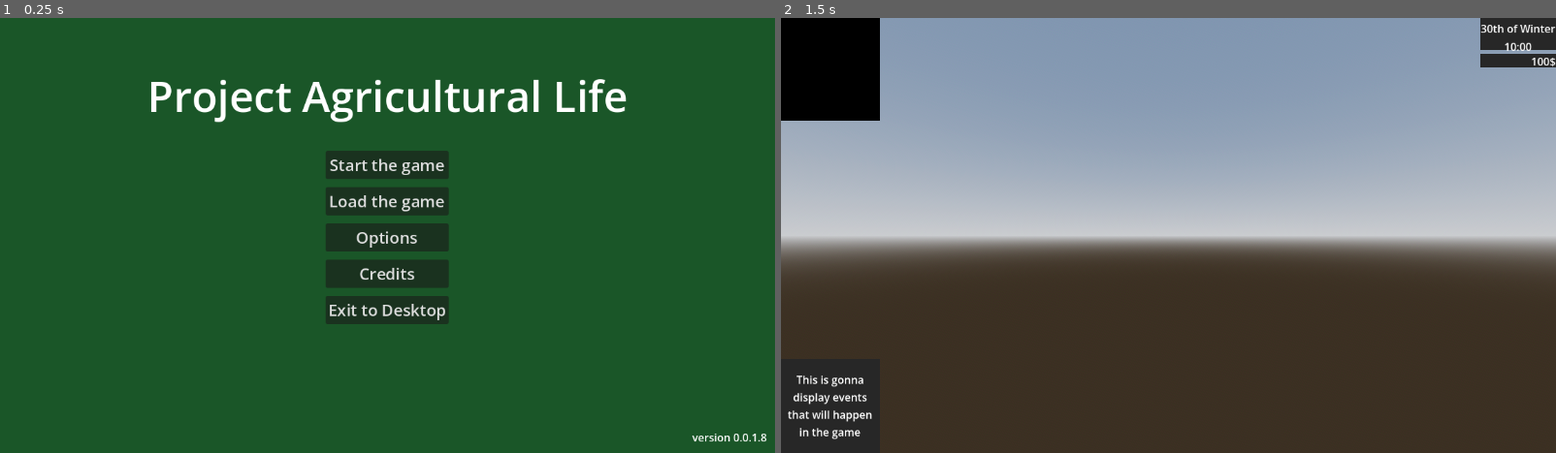
Above: before the commit, frames 1-2 (left to right).
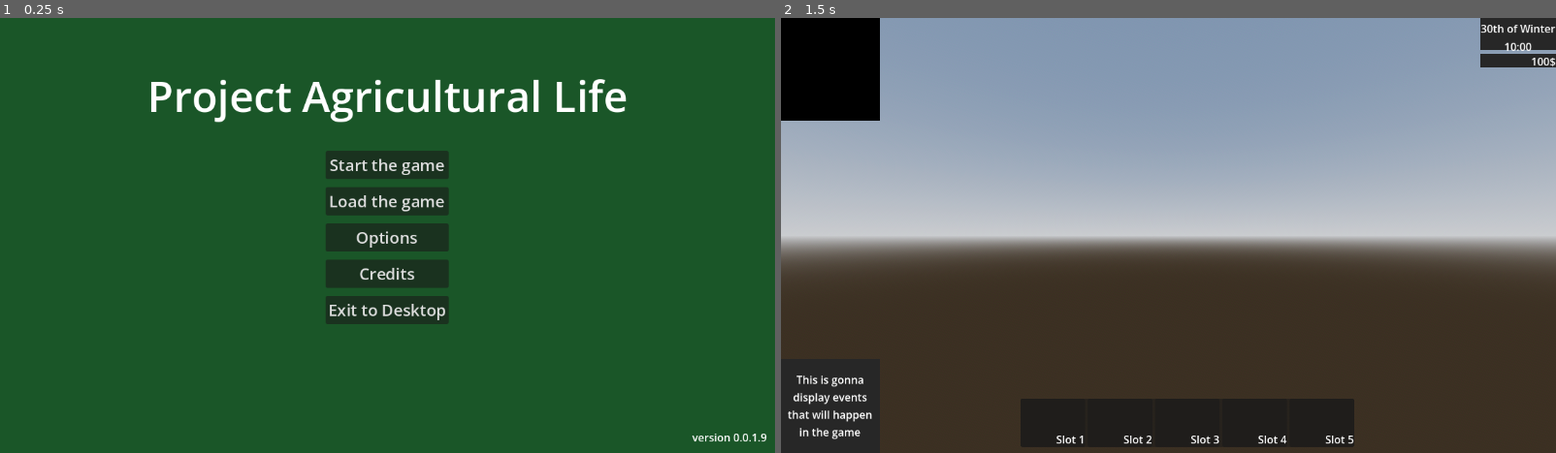
Above: after the commit, the same moments.

Repository: MatGalos/project-agriculural-life
Game: Godot game, scene res://Scenes/UIs/Menus/LaunchMenu/MainMenu.tscn
The game is run twice, just before and just after one commit, with the same random seed, the same clock (stepped at 60 frames per second) and the same inputs.
Inputs:
- Up to frame 1 (0.25 s): no input
- Up to frame 2 (1.5 s): click "Start the game" at 0.5 s; tap Enter at 1.25 s

The runs differ from the first frame. In frame 1, less than 0.1% of the frame differs, in the area x 98-99%, y 95-98%; in frame 2, 4.6%, in the area x 30-74%, y 87-99%.

Commit message:
Implemented mockup for quick menu

Diff:
--- a/Scenes/UIs/PlayerHUD/player_hud.tscn
+++ b/Scenes/UIs/PlayerHUD/player_hud.tscn
@@ -1,6 +1,7 @@
 [gd_scene format=3 uid="uid://dbash3tpjwypy"]
 
 [node name="PlayerHUD" type="CanvasLayer" unique_id=76956586]
+metadata/_edit_vertical_guides_ = [601.0]
 
 [node name="Root" type="Control" parent="." unique_id=1894068692]
 layout_mode = 3
@@ -104,3 +105,71 @@
 grow_horizontal = 2
 grow_vertical = 2
 color = Color(0, 0, 0, 1)
+
+[node name="QuickInventoryController" type="Control" parent="Root" unique_id=592605232]
+anchors_preset = 0
+offset_left = 356.0
+offset_top = 567.0
+offset_right = 852.0
+offset_bottom = 639.0
+
+[node name="PanelContainer" type="PanelContainer" parent="Root/QuickInventoryController" unique_id=1496204891]
+layout_mode = 1
+anchors_preset = 15
+anchor_right = 1.0
+anchor_bottom = 1.0
+grow_horizontal = 2
+grow_vertical = 2
+
+[node name="HBoxContainer" type="HBoxContainer" parent="Root/QuickInventoryController/PanelContainer" unique_id=497413186]
+layout_mode = 2
+
+[node name="Slot1" type="PanelContainer" parent="Root/QuickInventoryController/PanelContainer/HBoxContainer" unique_id=482116249]
+custom_minimum_size = Vector2(96, 64)
+layout_mode = 2
+
+[node name="Label" type="Label" parent="Root/QuickInventoryController/PanelContainer/HBoxContainer/Slot1" unique_id=1036302836]
+layout_mode = 2
+size_flags_horizontal = 8
+size_flags_vertical = 8
+text = "Slot 1"
+
+[node name="Slot2" type="PanelContainer" parent="Root/QuickInventoryController/PanelContainer/HBoxContainer" unique_id=768597355]
+custom_minimum_size = Vector2(96, 64)
+layout_mode = 2
+
+[node name="Label" type="Label" parent="Root/QuickInventoryController/PanelContainer/HBoxContainer/Slot2" unique_id=1025412621]
+layout_mode = 2
+size_flags_horizontal = 8
+size_flags_vertical = 8
+text = "Slot 2"
+
+[node name="Slot3" type="PanelContainer" parent="Root/QuickInventoryController/PanelContainer/HBoxContainer" unique_id=711113282]
+custom_minimum_size = Vector2(96, 64)
+layout_mode = 2
+
+[node name="Label" type="Label" parent="Root/QuickInventoryController/PanelContainer/HBoxContainer/Slot3" unique_id=2024014200]
+layout_mode = 2
+size_flags_horizontal = 8
+size_flags_vertical = 8
+text = "Slot 3"
+
+[node name="Slot4" type="PanelContainer" parent="Root/QuickInventoryController/PanelContainer/HBoxContainer" unique_id=141672993]
+custom_minimum_size = Vector2(96, 64)
+layout_mode = 2
+
+[node name="Label" type="Label" parent="Root/QuickInventoryController/PanelContainer/HBoxContainer/Slot4" unique_id=1430704183]
+layout_mode = 2
+size_flags_horizontal = 8
+size_flags_vertical = 8
+text = "Slot 4"
+
+[node name="Slot5" type="PanelContainer" parent="Root/QuickInventoryController/PanelContainer/HBoxContainer" unique_id=2027116879]
+custom_minimum_size = Vector2(96, 64)
+layout_mode = 2
+
+[node name="Label" type="Label" parent="Root/QuickInventoryController/PanelContainer/HBoxContainer/Slot5" unique_id=1150460589]
+layout_mode = 2
+size_flags_horizontal = 8
+size_flags_vertical = 8
+text = "Slot 5"
--- a/project.godot
+++ b/project.godot
@@ -11,7 +11,7 @@
 [application]
 
 config/name="Project_Agricultural_life"
-config/version="0.0.1.8"
+config/version="0.0.1.9"
 run/main_scene="uid://bg2wnf0pafkqt"
 config/features=PackedStringArray("4.6", "Forward Plus")
 config/icon="res://Assets/Icons/AppIcons/icon.svg"
Not shown, changed: README.md
